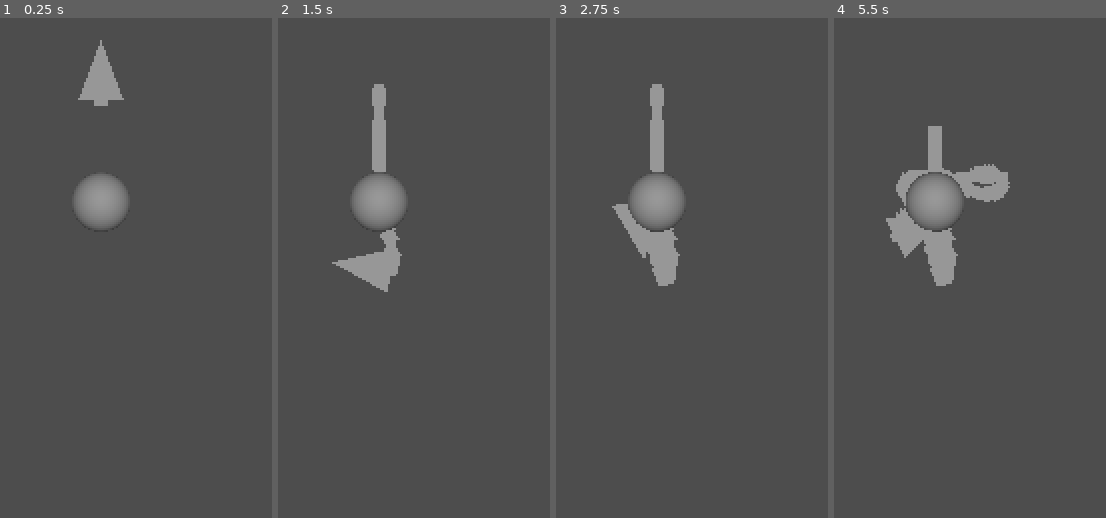
Above: before the commit, frames 1-4 (left to right).
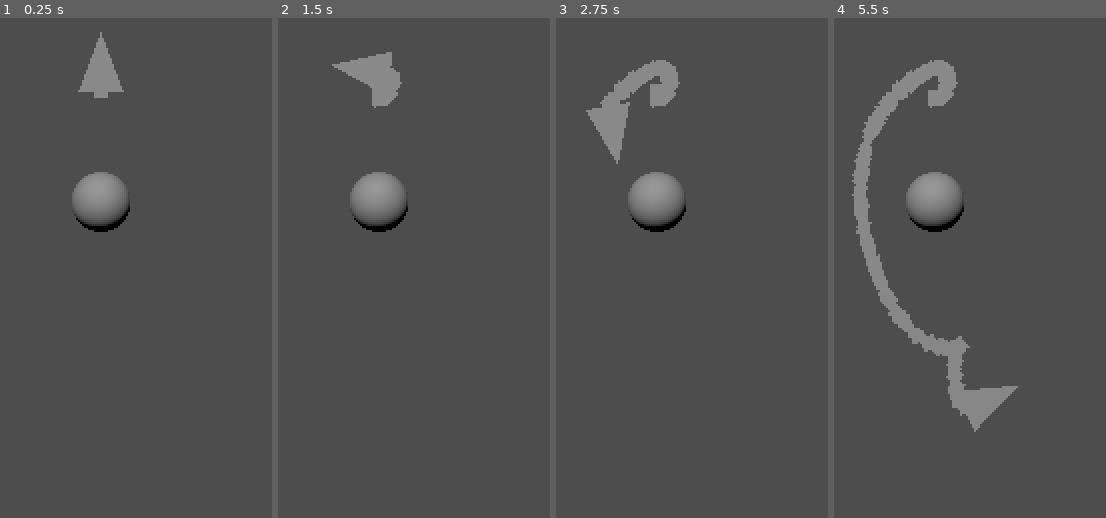
Above: after the commit, the same moments.

Repository: TheBlipBloop/gmtk-2025
Game: Godot game, scene res://scenes/playground_mechanics.tscn
Same seed, same stepped clock (60 frames per second), same inputs: the game is played once before the commit and once after it.
Inputs (mouse positions are in pixels of both pictures, inside the frame that each line leads up to):
- Up to frame 1 (0.25 s): no input
- Up to frame 2 (1.5 s): tap Enter at 0.5 s; move the mouse to (outside the picture) at 0.52 s; hold Space (thrust) 0.53-1.28 s; hold A (rotate_ccw) 0.53-1.28 s; move the mouse to (outside the picture) at 1.27 s; tap Right (rotate_cw) at 1.35 s
- Up to frame 3 (2.75 s): move the mouse to (outside the picture) at 2.02 s; hold Space (thrust) from 2.03 s (still down); hold A (rotate_ccw) from 2.03 s (still down)
- Up to frame 4 (5.5 s): move the mouse to (855, 248) at 2.77 s; release A (rotate_ccw) at 2.78 s; tap Right (rotate_cw) at 2.85, 4.35 s; move the mouse to (outside the picture) at 3.52 s; release Space (thrust) at 3.53 s; hold A (rotate_ccw) 3.53-4.28 s; move the mouse to (outside the picture) at 4.27 s; tap Space (thrust) at 5 s; move the mouse to (1016, 68) at 5.02 s; hold A (rotate_ccw) from 5.03 s (still down)

The runs differ from the first frame. In frame 1, 1.3% of the frame differs, in the area x 26-48%, y 2-43%; in frame 2, 3.9%; in frame 3, 5.2%; in frame 4, 10%, in the area x 6-68%, y 8-83%.

Commit message:
add camera mouse helper, tweaking ship movement

Diff:
--- a/prefabs/astriod.tscn
+++ b/prefabs/astriod.tscn
@@ -8,6 +8,7 @@
 
 [node name="GravityZone" parent="." instance=ExtResource("1_28k4l")]
 transform = Transform3D(5, 0, 0, 0, 5, 0, 0, 0, 5, 0, 0, 0)
+strength = 0.5
 
 [node name="MeshInstance3D" type="MeshInstance3D" parent="."]
 mesh = SubResource("SphereMesh_dqp3e")
--- a/prefabs/camera.tscn
+++ b/prefabs/camera.tscn
@@ -1,5 +1,6 @@
-[gd_scene load_steps=3 format=3 uid="uid://cssxlc3t7av3a"]
+[gd_scene load_steps=4 format=3 uid="uid://cssxlc3t7av3a"]
 
+[ext_resource type="Script" uid="uid://c8v18iy7fenub" path="res://scripts/camera_mouse_helper.gd" id="1_6p8hw"]
 [ext_resource type="Material" uid="uid://cwvw3upanfc3j" path="res://materials/mpp_pixelate.tres" id="1_70n02"]
 
 [sub_resource type="QuadMesh" id="QuadMesh_a5oyu"]
@@ -15,6 +16,7 @@
 projection = 1
 size = 15.0
 far = 500.0
+script = ExtResource("1_6p8hw")
 
 [node name="PP_Pixelate" type="MeshInstance3D" parent="Camera3D"]
 transform = Transform3D(1, 0, 0, 0, 1, 0, 0, 0, 1, 0, 0, -1.69633)
--- a/scenes/playground_mechanics.tscn
+++ b/scenes/playground_mechanics.tscn
@@ -16,4 +16,4 @@
 transform = Transform3D(1, 0, 0, 0, 1, 0, 0, 0, 1, 0, 0, -2.2247)
 
 [node name="DirectionalLight3D" type="DirectionalLight3D" parent="."]
-transform = Transform3D(1, 0, 0, 0, 0.119426, 0.992843, 0, -0.992843, 0.119426, 0, 0, 0)
+transform = Transform3D(0.988393, 0, 0.151916, -0.125314, 0.565298, 0.815312, -0.0858781, -0.824887, 0.558737, 0, 0, 0)
--- /dev/null
+++ b/scripts/camera_mouse_helper.gd
@@ -0,0 +1,9 @@
+extends Camera3D
+class_name CameraMouseHelper
+
+static var mouse_position : Vector2
+
+# Called every frame. 'delta' is the elapsed time since the previous frame.
+func _process(delta: float) -> void:
+	var a = project_position(get_viewport().get_mouse_position(), 1.0)
+	mouse_position = Vector2(a.x, a.y)
--- a/scripts/ship_movement.gd
+++ b/scripts/ship_movement.gd
@@ -1,6 +1,8 @@
 extends RigidBody3D
 
 class_name Movement
+
+@export var camera : Camera3D;
 
 @export var base_slow_down_speed : float = 0.2;
 
@@ -12,7 +14,7 @@
 @export var boost_rotation_speed : float = 2.5;
 @export var boost_move_speed : float = 1.75;
 
-@export var loop_boost_speed : float = 5.0;
+@export var loop_boost_speed : float = 3.0;
 
 @export var looper_component : LoopDetector;
 
@@ -27,6 +29,10 @@
 # Called every frame. 'delta' is the elapsed time since the previous frame.
 func _process(delta: float) -> void:
 	m_input_rotation = 0
+
+	#var positionflat = Vector2(global_position.x, global_position.z)
+	#m_input_rotation = CameraMouseHelper.mouse_position.angle_to(positionflat)
+	#m_input_rotation = clampf(m_input_rotation, -1, 1)
 	if Input.is_action_pressed("rotate_cw"):
 		m_input_rotation += 1
 	if Input.is_action_pressed("rotate_ccw"):
@@ -44,12 +50,17 @@
 		_boost()
 
 func _boost():
-	linear_velocity = basis.z * loop_boost_speed
+	linear_velocity += basis.z * loop_boost_speed
 	angular_velocity = Vector3.ZERO
 
 func _physics_process(delta: float) -> void:
 	angular_velocity += Vector3.UP * m_input_rotation * -_get_rotation_speed() * delta;
 	linear_velocity += basis.z * _get_move_speed() * delta;
+
+	# drift force
+	if linear_velocity.dot(basis.z) < 0.0 and m_input_boosting:
+		var force = max(_get_move_speed(), linear_velocity.length())
+		linear_velocity += basis.z * force * delta * 1.1;
 
 	if not m_input_boosting:
 		linear_velocity = linear_velocity.move_toward(Vector3.ZERO, delta * base_slow_down_speed);
Not shown, added: scripts/camera_mouse_helper.gd.uid
